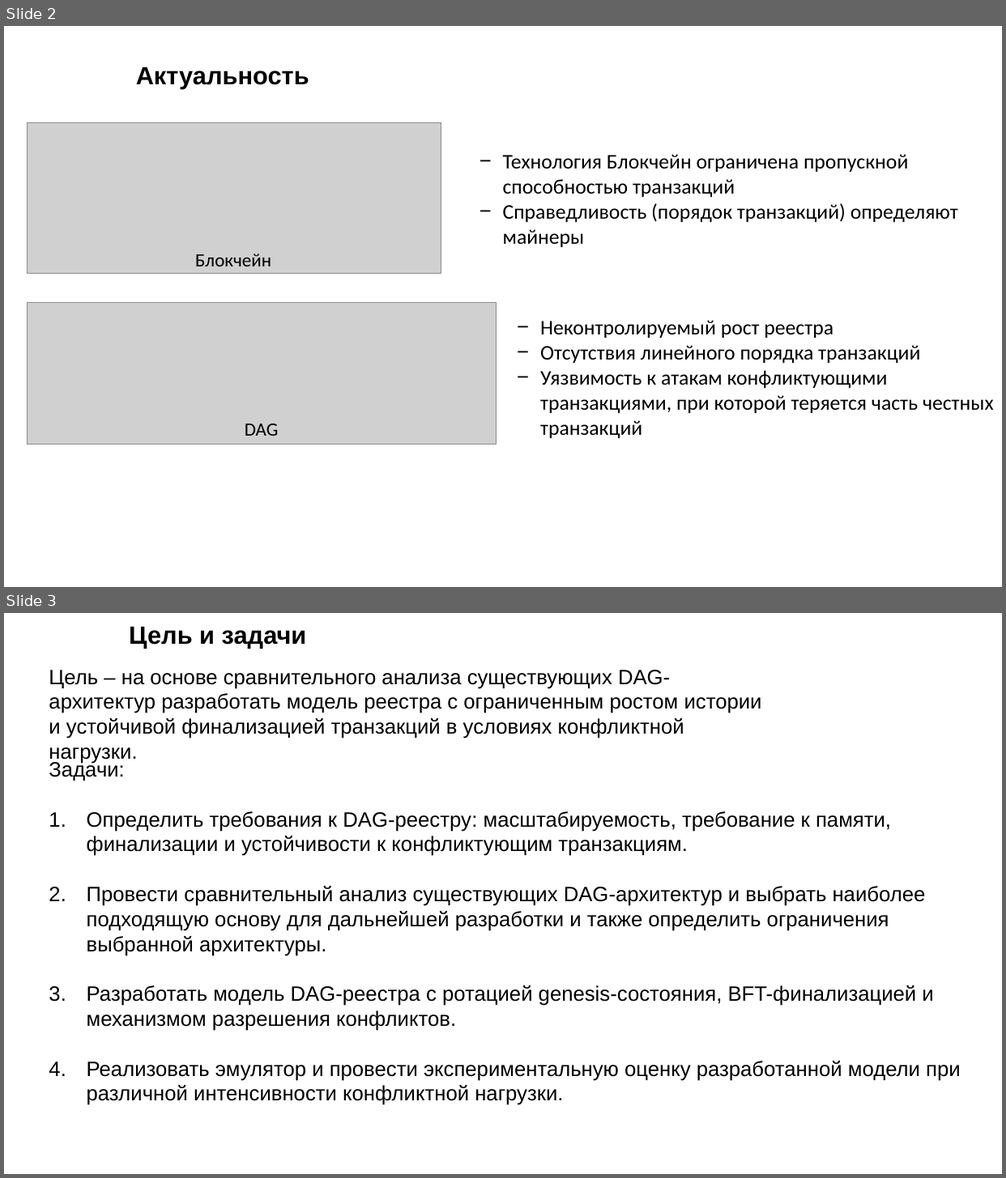
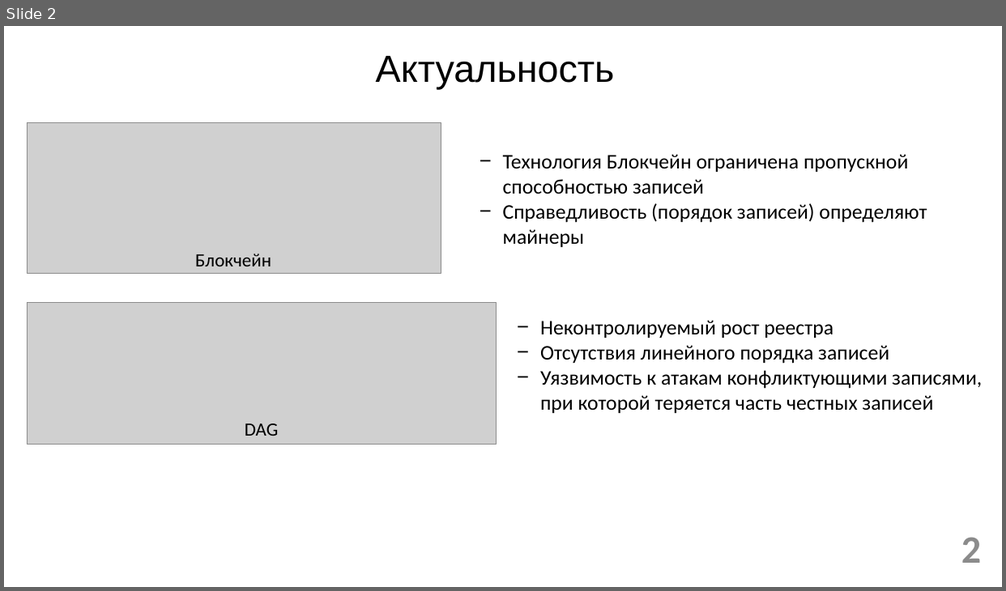
Before and after one commit to ub3r123/My_model, a slide deck: Презентация1.pptx. Shown one above the other, each under a label of ours: slides 2 and 3 before the commit, slide 2 after it. The pictures are 1006x1178 and 1006x591 pixels, drawn with LibreOffice and Linux fonts; fonts in the diff are those of the drawing; grey boxes stand for pictures; background and template pictures are left out. Boxes give left, top, right and bottom in pixels: in the first picture for what was removed or moved away, otherwise in the second. Text is boxed around its words. In the diff, an @@ line names an element or a change of style, - is before the commit and + after.

```diff
--- a/Презентация1.pptx
+++ b/Презентация1.pptx
@@ slide 3 removed at <box>4,613,1002,1174</box>, background #FFFFFF @@
@@ title removed at <box>129,626,307,649</box> @@
-Цель и задачи
@@ text removed at <box>49,670,762,739</box> @@
-Цель – на основе сравнительного анализа существующих DAG-архитектур разработать модель реестра с ограниченным ростом истории и устойчивой финализацией транзакций в условиях конфликтной нагрузки.
@@ text removed at <box>49,760,961,1105</box> @@
-Задачи:
-1. Определить требования к DAG-реестру: масштабируемость, требование к памяти, финализации и устойчивости к конфликтующим транзакциям.
-2. Провести сравнительный анализ существующих DAG-архитектур и выбрать наиболее подходящую основу для дальнейшей разработки и также определить ограничения выбранной архитектуры.
-3. Разработать модель DAG-реестра с ротацией genesis-состояния, BFT-финализацией и механизмом разрешения конфликтов.
-4. Реализовать эмулятор и провести экспериментальную оценку разработанной модели при различной интенсивности конфликтной нагрузки.
@@ slide 2 changed as well @@
@@ text "Актуальность": place and size @@
-text "Актуальность" at <box>136,66,309,89</box>
+text "Актуальность" at <box>376,56,615,89</box>
@@ text "Актуальность" at <box>376,56,615,89</box>: size 24 to 36.4 pt, bold off; alignment left to centre; line spacing 1 to 0.9 @@
@@ text at <box>503,154,927,247</box>: text changed @@
-− Технология Блокчейн ограничена пропускной способностью транзакций
-− Справедливость (порядок транзакций) определяют майнеры
+− Технология Блокчейн ограничена пропускной способностью записей
+− Справедливость (порядок записей) определяют майнеры
@@ text at <box>540,345,982,413</box>: text changed @@
-− Отсутствия линейного порядка транзакций
-− Уязвимость к атакам конфликтующими транзакциями, при которой теряется часть честных транзакций
+− Отсутствия линейного порядка записей
+− Уязвимость к атакам конфликтующими записями, при которой теряется часть честных записей
@@ page number added at <box>961,537,981,563</box>, 37.3 pt, text #8C8C8C, bold @@
+2
```
Also in this commit, not shown: 7 other slides changed, 7 slides added, 1 other slide removed, 3 other files.
